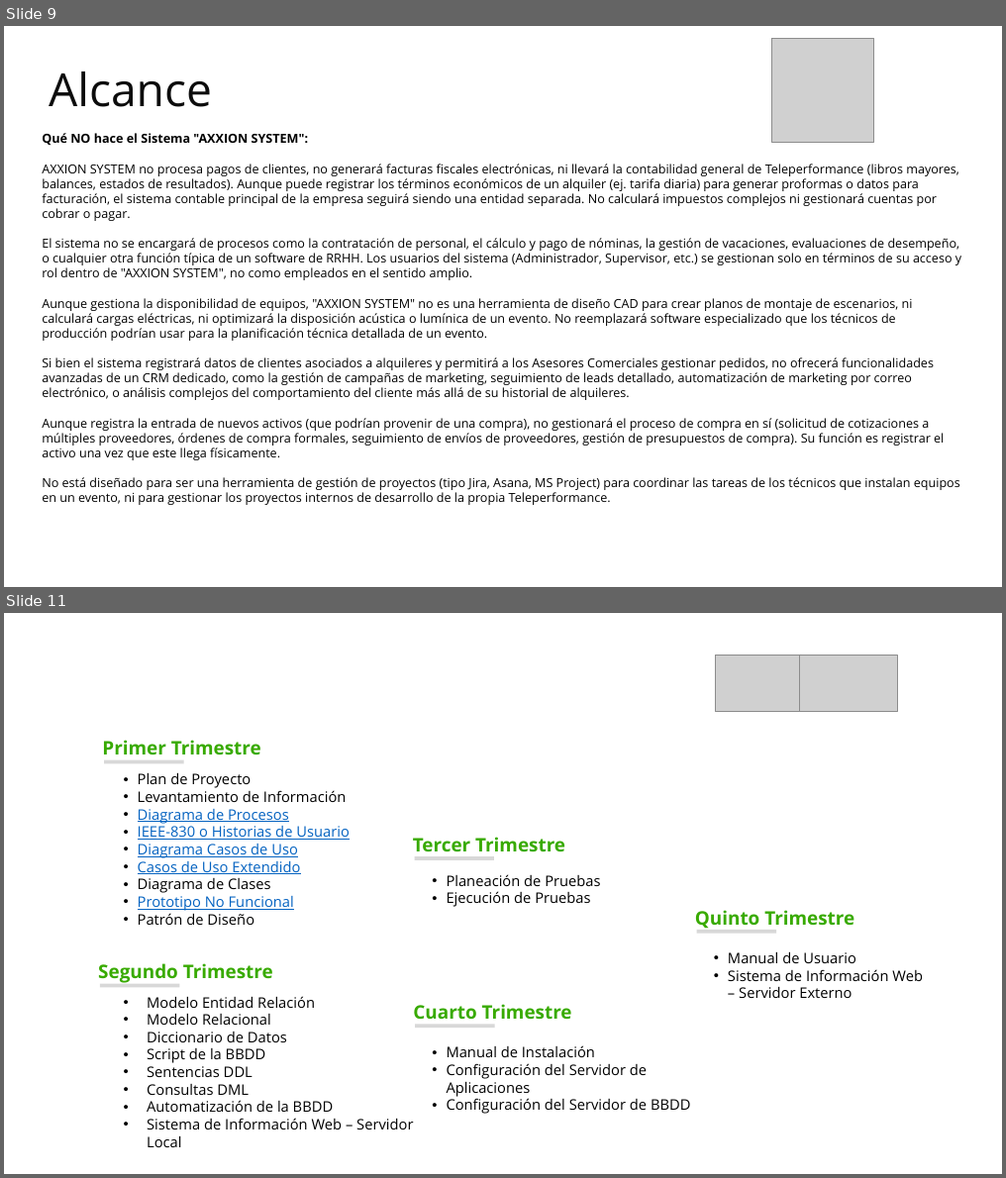
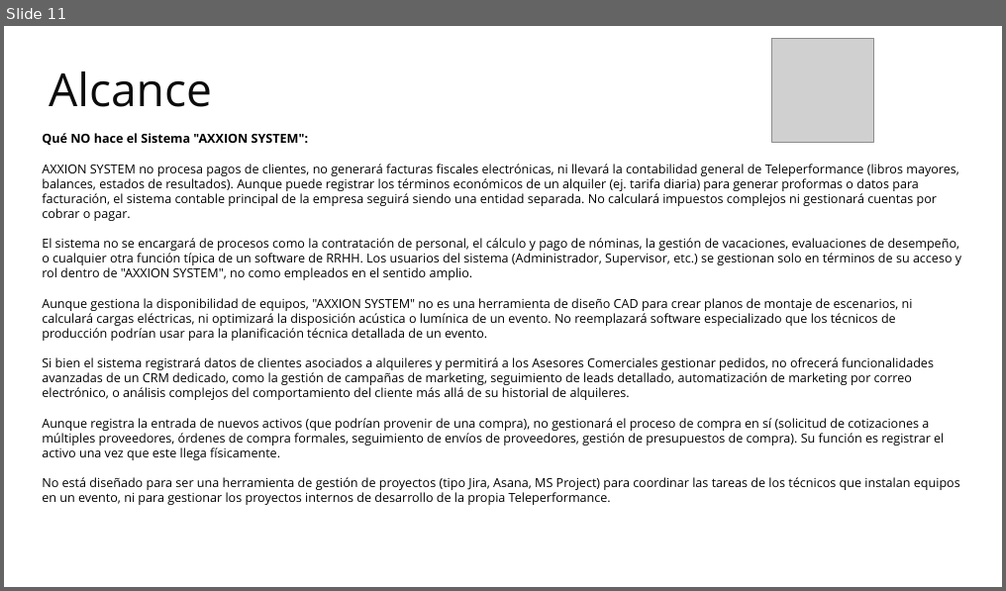
Before and after one commit to Cristian6006/AXXION_SYSTEM, a slide deck: _docs/trim_02/Contextualizacion Proyecto/Presentación del Proyecto.pptx. Shown one above the other, each under a label of ours: slides 9 and 11 before the commit, slide 11 after it; the slides between them are not shown. The pictures are 1006x1178 and 1006x591 pixels, drawn with LibreOffice and Linux fonts; fonts in the diff are those of the drawing; grey boxes stand for pictures; background and template pictures are left out. Boxes give left, top, right and bottom in pixels: in the first picture for what was removed or moved away, otherwise in the second. Text is boxed around its words. In the diff, an @@ line names an element or a change of style, - is before the commit and + after.

```diff
--- a/_docs/trim_02/Contextualizacion Proyecto/Presentación del Proyecto.pptx
+++ b/_docs/trim_02/Contextualizacion Proyecto/Presentación del Proyecto.pptx
@@ slide 11 removed at box(4, 613, 1002, 1174), background picture (left out) @@
@@ title removed at box(42, 622, 902, 731) @@
-Entregables Proyecto Formativo
-por Trimestre
@@ rectangle removed at box(716, 655, 804, 699) @@
-Logo Sistema
@@ picture removed at box(716, 655, 801, 712) @@
@@ picture removed at box(800, 655, 898, 712) @@
@@ rectangle removed at box(804, 655, 893, 699) @@
-Logo Empresa
@@ text removed at box(102, 740, 261, 756) @@
-Primer Trimestre
@@ rectangle removed at box(104, 761, 183, 764) @@
@@ text removed at box(138, 772, 350, 925) @@
-• Plan de Proyecto
-• Levantamiento de Información
-• Diagrama de Procesos
-• IEEE-830 o Historias de Usuario
-• Diagrama Casos de Uso
-• Casos de Uso Extendido
-• Diagrama de Clases
-• Prototipo No Funcional
-• Patrón de Diseño
@@ text removed at box(413, 837, 565, 853) @@
-Tercer Trimestre
@@ rectangle removed at box(414, 858, 494, 861) @@
@@ text removed at box(447, 874, 600, 907) @@
-• Planeación de Pruebas
-• Ejecución de Pruebas
@@ text removed at box(695, 910, 854, 929) @@
-Quinto Trimestre
@@ rectangle removed at box(697, 930, 776, 934) @@
@@ text removed at box(98, 963, 273, 983) @@
-Segundo Trimestre
@@ text removed at box(728, 952, 923, 998) @@
-• Manual de Usuario
-• Sistema de Información Web – Servidor Externo
@@ rectangle removed at box(100, 984, 179, 988) @@
@@ text removed at box(147, 996, 413, 1148) @@
-• Modelo Entidad Relación
-• Modelo Relacional
-• Diccionario de Datos
-• Script de la BBDD
-• Sentencias DDL
-• Consultas DML
-• Automatización de la BBDD
-• Sistema de Información Web – Servidor Local
@@ text removed at box(413, 1004, 572, 1020) @@
-Cuarto Trimestre
@@ rectangle removed at box(415, 1024, 494, 1028) @@
@@ text removed at box(447, 1046, 691, 1114) @@
-• Manual de Instalación
-• Configuración del Servidor de Aplicaciones
-• Configuración del Servidor de BBDD
@@ what was slide 9 is now slide 11 @@
```
Also in this commit, not shown: 3 slides changed, 4 slides added, 2 other slides removed.
